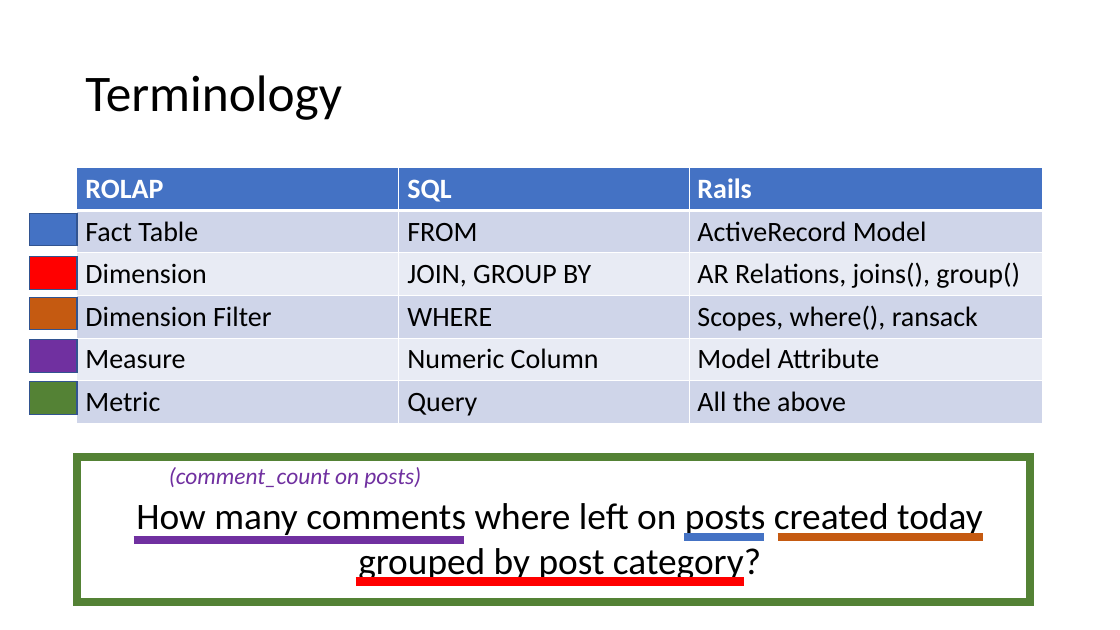
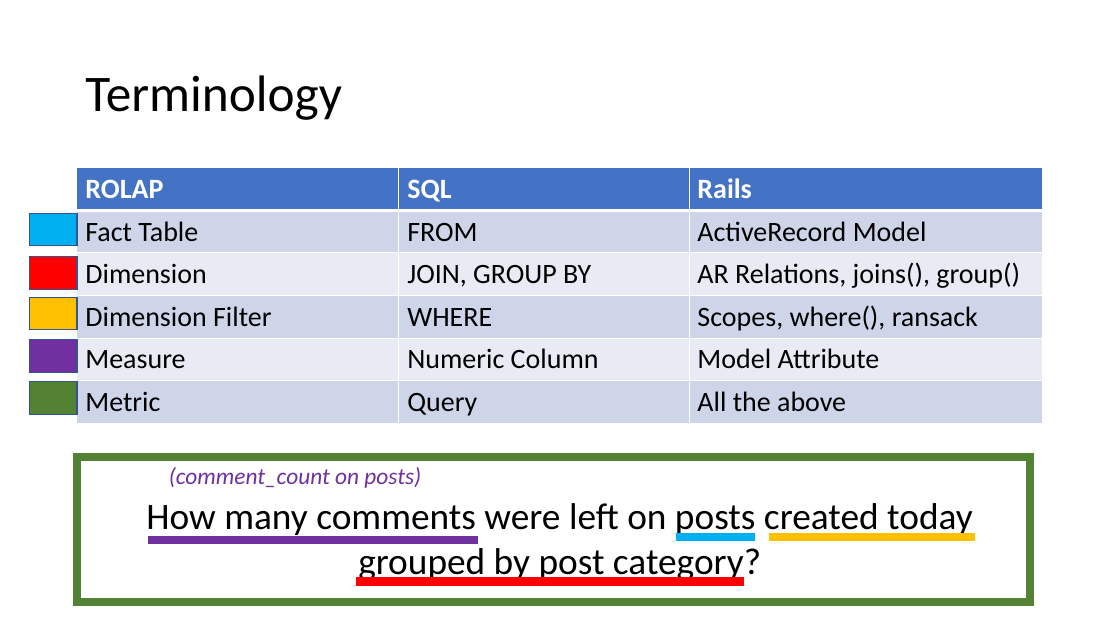
Before and after one commit to t27duck/showandtell, a slide deck: slide 22 of presentations/indyrb/2017-03/reporting_wip.pptx. Drawn at 1120x630 pixels with LibreOffice and Linux fonts; fonts in the diff are those of the drawing. Boxes give left, top, right and bottom in pixels: in the first picture for what was removed or moved away, otherwise in the second. Text is boxed around its words. In the diff, an @@ line names an element or a change of style, - is before the commit and + after.

```diff
--- a/presentations/indyrb/2017-03/reporting_wip.pptx
+++ b/presentations/indyrb/2017-03/reporting_wip.pptx
@@ rectangle at (29,213,76,246): fill #4472C4 to #00B0F0 @@
@@ rectangle at (29,297,76,330): fill #C55A11 to #FFC000 @@
@@ text at (146,503,973,584): text changed @@
-How many comments where left on posts created today grouped by post category?
+How many comments were left on posts created today grouped by post category?
@@ line moved from (685, 537) - (764, 537) to (676, 537) - (755, 537) @@
@@ line (676, 537) - (755, 537): stroke #4472C4 7 pt to #00B0F0 7 pt @@
@@ line moved from (778, 537) - (983, 537) to (770, 537) - (975, 537) @@
@@ line (770, 537) - (975, 537): stroke #C55A11 7 pt to #FFC000 7 pt @@
@@ line moved from (134, 540) - (464, 540) to (148, 540) - (478, 540) @@
```
Also in this commit, not shown: 1 other slide changed, 1 other file.
